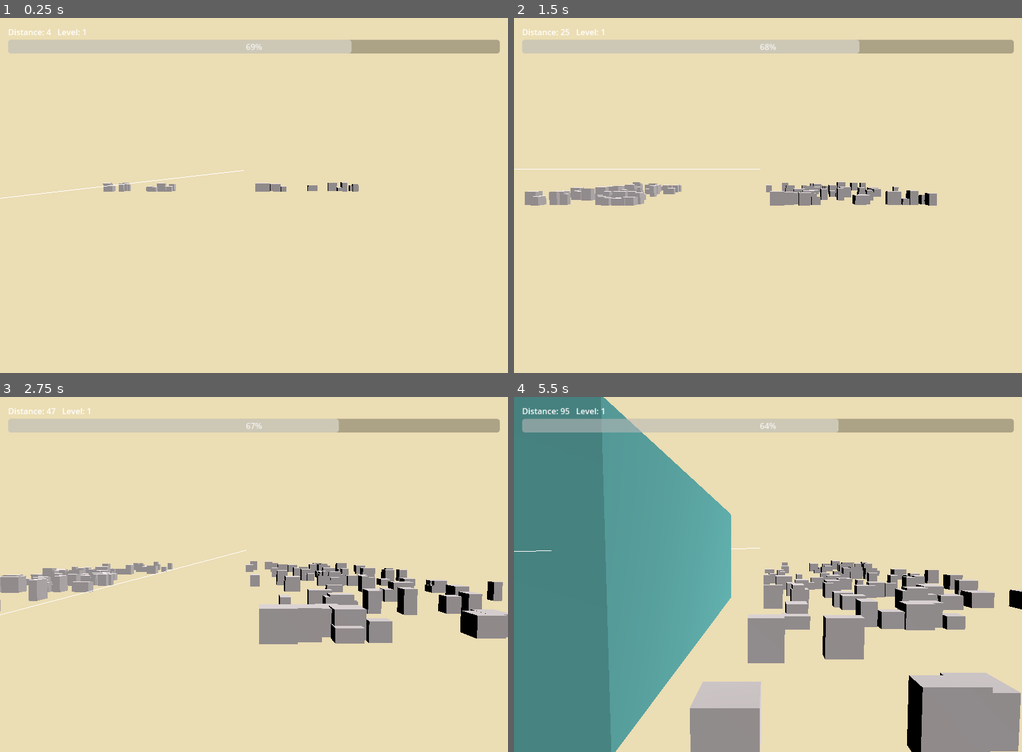
Above: before the commit, frames 1-4 (two rows, left to right).
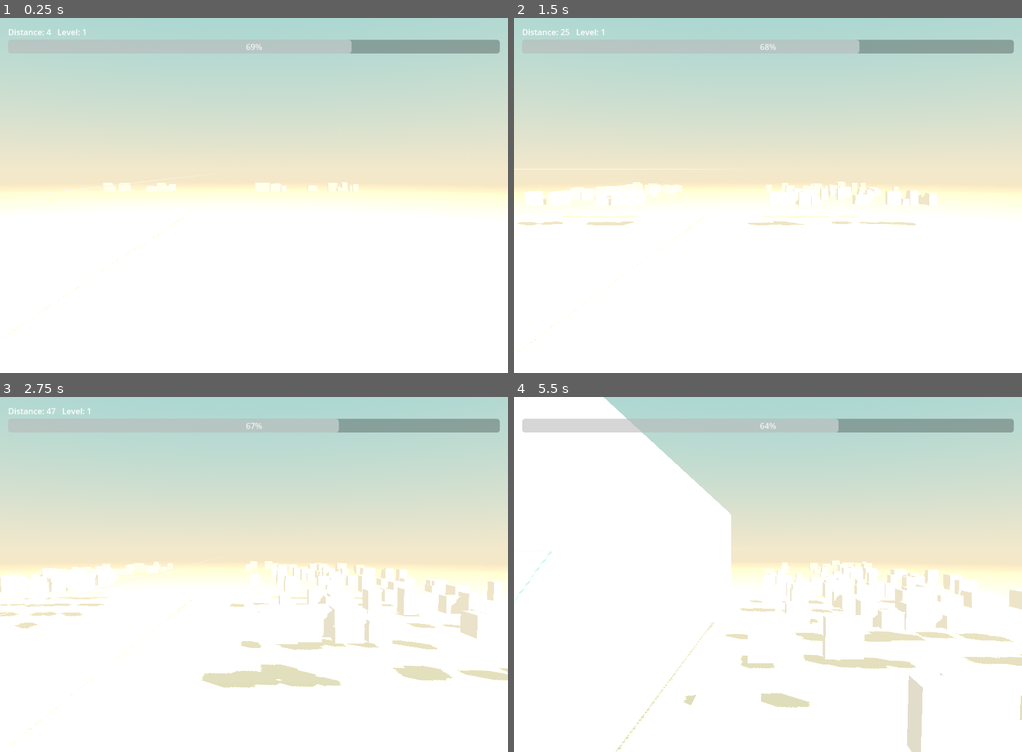
Above: after the commit, the same moments.

Repository: weathermanho/supercent
Game: Godot game, scene res://scenes/Main.tscn
Two runs of this game, one before a commit and one after it. Both use one fixed random seed, a clock stepped at 60 frames per second and the inputs below.
Inputs (mouse positions are in pixels of both pictures, inside the frame that each line leads up to):
- Up to frame 1 (0.25 s): no input
- Up to frame 2 (1.5 s): move the mouse to (879, 177) at 0.52 s; hold Right mouse button (fire_missle) 0.53-1.28 s; move the mouse to (666, 213) at 1.27 s; right-click (666, 213) at 1.35 s
- Up to frame 3 (2.75 s): move the mouse to (304, 496) at 2.02 s; hold Right mouse button (fire_missle) from 2.03 s (still down)
- Up to frame 4 (5.5 s): move the mouse to (742, 645) at 2.77 s; release Right mouse button (fire_missle) at 2.78 s; right-click (742, 645) at 2.85 s; move the mouse to (920, 627) at 3.52 s; hold Right mouse button (fire_missle) 3.53-4.28 s; move the mouse to (615, 521) at 4.27 s; right-click (615, 521) at 4.35 s; move the mouse to (793, 574) at 5.02 s; hold Right mouse button (fire_missle) from 5.03 s (still down)

The runs differ from the first frame. In frame 1, 88% of the frame differs, in the area x 0-100%, y 0-100%; in frame 2, 88%; in frame 3, 85%; in frame 4, 91%.

Commit message:
feat(atmosphere): teal sky + sand ground + haze fog

Diff:
--- a/godot_project/scenes/Main.tscn
+++ b/godot_project/scenes/Main.tscn
@@ -1,10 +1,11 @@
-[gd_scene load_steps=6 format=3 uid="uid://115jun14vjho"]
+[gd_scene load_steps=7 format=3 uid="uid://115jun14vjho"]
 
 [ext_resource type="Script" path="res://scripts/Main.gd" id="1"]
 [ext_resource type="Script" path="res://scripts/CameraShaker.gd" id="2"]
 [ext_resource type="Script" path="res://scripts/TimeScaler.gd" id="3"]
 [ext_resource type="Script" path="res://scripts/FlashOverlay.gd" id="4"]
 [ext_resource type="Script" path="res://scripts/ShowpieceDirector.gd" id="5"]
+[ext_resource type="Script" path="res://scripts/Atmosphere.gd" id="6"]
 
 [node name="Main" type="Node3D"]
 script = ExtResource("1")
@@ -23,6 +24,11 @@
 
 [node name="Director" type="Node" parent="."]
 script = ExtResource("5")
+
+[node name="Atmosphere" type="Node3D" parent="."]
+script = ExtResource("6")
+
+[node name="WorldEnv" type="WorldEnvironment" parent="Atmosphere"]
 
 [node name="HUD" type="CanvasLayer" parent="."]
 
--- /dev/null
+++ b/godot_project/scripts/Atmosphere.gd
@@ -0,0 +1,74 @@
+extends Node3D
+## Owns the world look: gradient sky, sand-colored fog, sand ground plane,
+## warm directional light. Replaces Main._setup_lighting().
+
+const SKY_TOP := Color8(118, 180, 180)         # teal
+const SKY_HORIZON := Color8(228, 210, 170)     # sand horizon (matches ground)
+const GROUND_COLOR := Color8(232, 210, 165)
+const FOG_COLOR := Color8(232, 210, 165)
+const SUN_COLOR := Color(1.0, 0.93, 0.82)
+
+@onready var _env: WorldEnvironment = $WorldEnv
+
+
+func _ready() -> void:
+	_setup_environment()
+	_setup_ground()
+	_setup_sun()
+
+
+func _setup_environment() -> void:
+	var env := Environment.new()
+
+	# Sky.
+	var sky := Sky.new()
+	var psm := ProceduralSkyMaterial.new()
+	psm.sky_top_color = SKY_TOP
+	psm.sky_horizon_color = SKY_HORIZON
+	psm.ground_horizon_color = SKY_HORIZON
+	psm.ground_bottom_color = GROUND_COLOR
+	psm.sun_angle_max = 30.0
+	psm.sun_curve = 0.15
+	sky.sky_material = psm
+	env.sky = sky
+	env.background_mode = Environment.BG_SKY
+
+	# Ambient — use the sky for soft fill.
+	env.ambient_light_source = Environment.AMBIENT_SOURCE_SKY
+	env.ambient_light_energy = 0.6
+
+	# Fog — depth-based haze.
+	env.fog_enabled = true
+	env.fog_light_color = FOG_COLOR
+	env.fog_density = 0.0008
+	env.fog_depth_begin = 1500.0
+	env.fog_depth_end = 6000.0
+
+	# Tonemap for warmer look.
+	env.tonemap_mode = Environment.TONE_MAPPER_FILMIC
+	env.tonemap_exposure = 1.0
+
+	_env.environment = env
+
+
+func _setup_ground() -> void:
+	var plane := PlaneMesh.new()
+	plane.size = Vector2(20000.0, 20000.0)
+	var mat := StandardMaterial3D.new()
+	mat.albedo_color = GROUND_COLOR
+	mat.roughness = 0.95
+	var mi := MeshInstance3D.new()
+	mi.mesh = plane
+	mi.set_surface_override_material(0, mat)
+	mi.position = Vector3(2000.0, -120.0, 0.0)
+	add_child(mi)
+
+
+func _setup_sun() -> void:
+	var sun := DirectionalLight3D.new()
+	sun.rotation = Vector3(deg_to_rad(-45.0), deg_to_rad(-40.0), 0.0)
+	sun.light_energy = 1.1
+	sun.light_color = SUN_COLOR
+	sun.shadow_enabled = true
+	sun.directional_shadow_max_distance = 3000.0
+	add_child(sun)
--- a/godot_project/scripts/Main.gd
+++ b/godot_project/scripts/Main.gd
@@ -54,21 +54,12 @@
 	_guide_overlay = GuideOverlayScript.new()
 	add_child(_guide_overlay)
 
-	# Lighting + camera.
 	# Position the camera *behind* the plane (more negative X) and slightly
 	# above, looking forward along +X — the direction enemies/buildings come
 	# from. This makes objects fly out of the screen toward the viewer.
-	_setup_lighting()
+	# Lighting is now owned by the Atmosphere node.
 	camera.position = Vector3(-450.0, 200.0, 0.0)
 	camera.look_at(Vector3(1000.0, 100.0, 0.0), Vector3.UP)
-
-
-func _setup_lighting() -> void:
-	var sun := DirectionalLight3D.new()
-	sun.rotation = Vector3(deg_to_rad(-50.0), deg_to_rad(-35.0), 0.0)
-	sun.light_energy = 1.0
-	sun.shadow_enabled = true
-	add_child(sun)
 
 
 func _process(delta: float) -> void:
